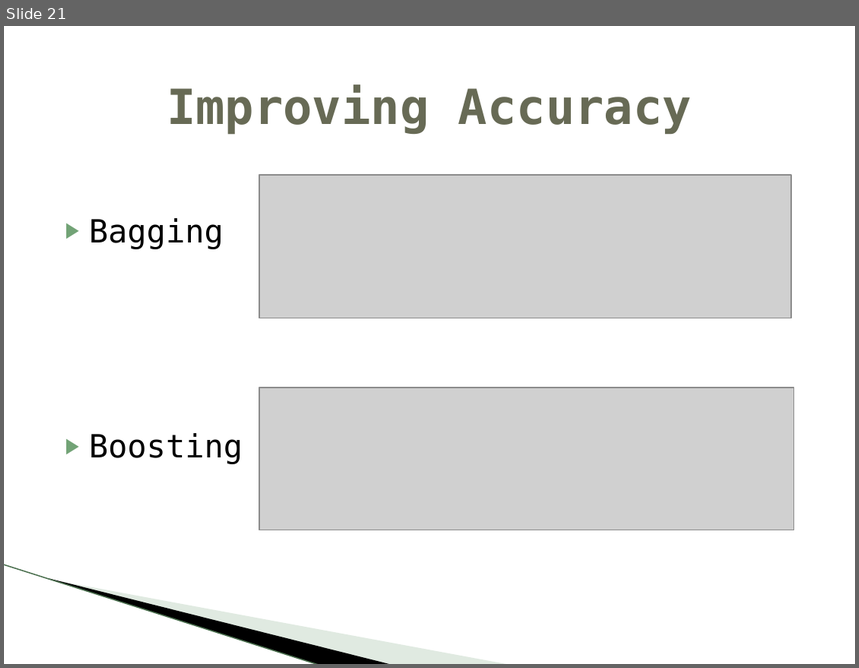
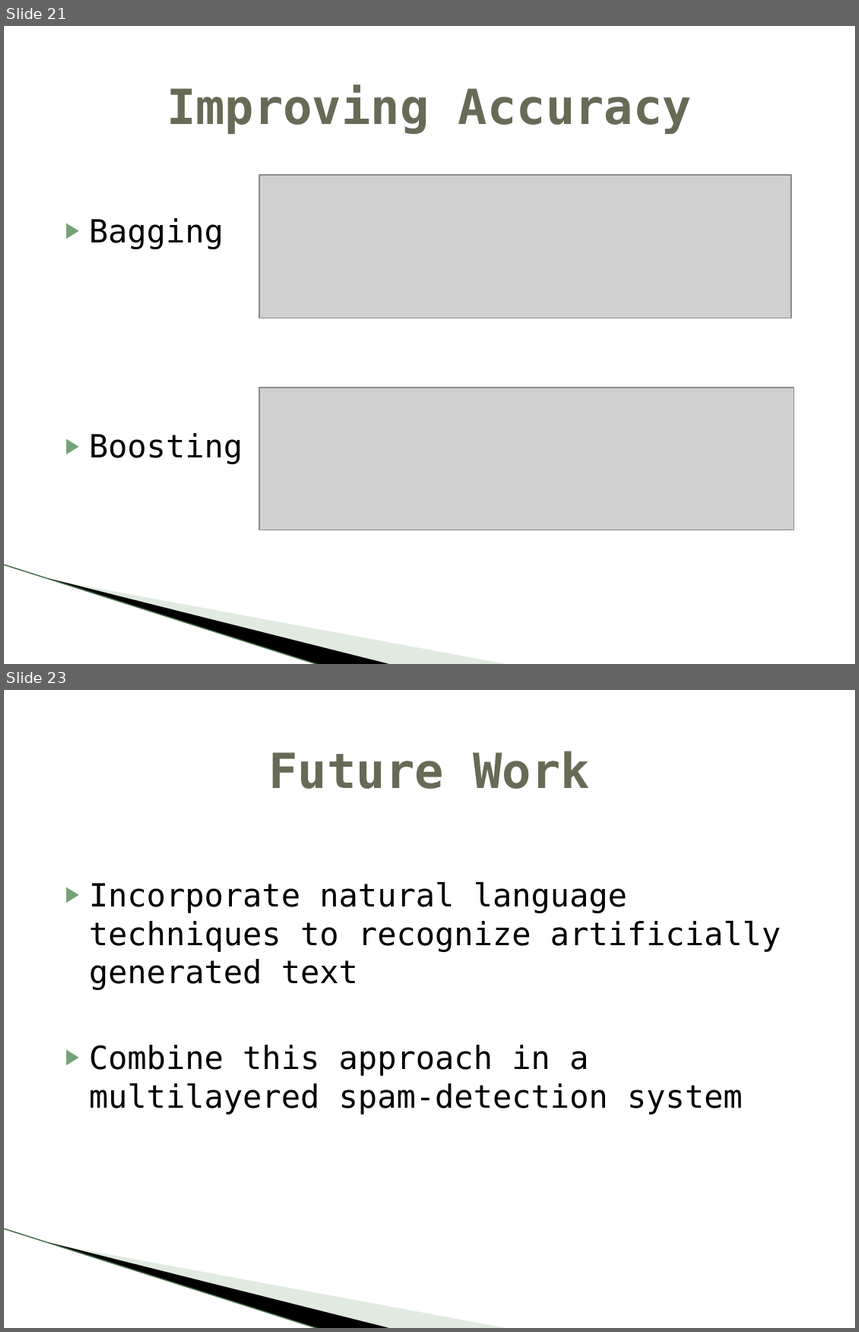
Before and after one commit to crophix/MachineLearning, a slide deck: Detecting Spam Web Pages through Content Analysis.pptx. Shown one above the other, each under a label of ours: slide 21 before the commit, slides 21 and 23 after it; the slides between them are not shown. The pictures are 859x668 and 859x1332 pixels, drawn with LibreOffice and Linux fonts; fonts in the diff are those of the drawing; grey boxes stand for pictures; background and template pictures are left out. Boxes give left, top, right and bottom in pixels: in the first picture for what was removed or moved away, otherwise in the second. Text is boxed around its words. In the diff, an @@ line names an element or a change of style, - is before the commit and + after.

```diff
--- a/Detecting Spam Web Pages through Content Analysis.pptx
+++ b/Detecting Spam Web Pages through Content Analysis.pptx
@@ slide 23 added at bbox=[4, 690, 855, 1328], background #FFFFFF; not listed: 3 template elements that a slide beside it also shows @@
@@ title added at bbox=[269, 751, 590, 789], 41 pt, text #676A55, bold @@
+Future Work
@@ text added at bbox=[89, 882, 781, 1115], 27 pt, text #000000 @@
+▶ Incorporate natural language techniques to recognize artificially generated text
+▶ Combine this approach in a multilayered spam-detection system
```
Also in this commit, not shown: 3 slides changed, 1 other slide added, 1 slide removed, 1 other file.
